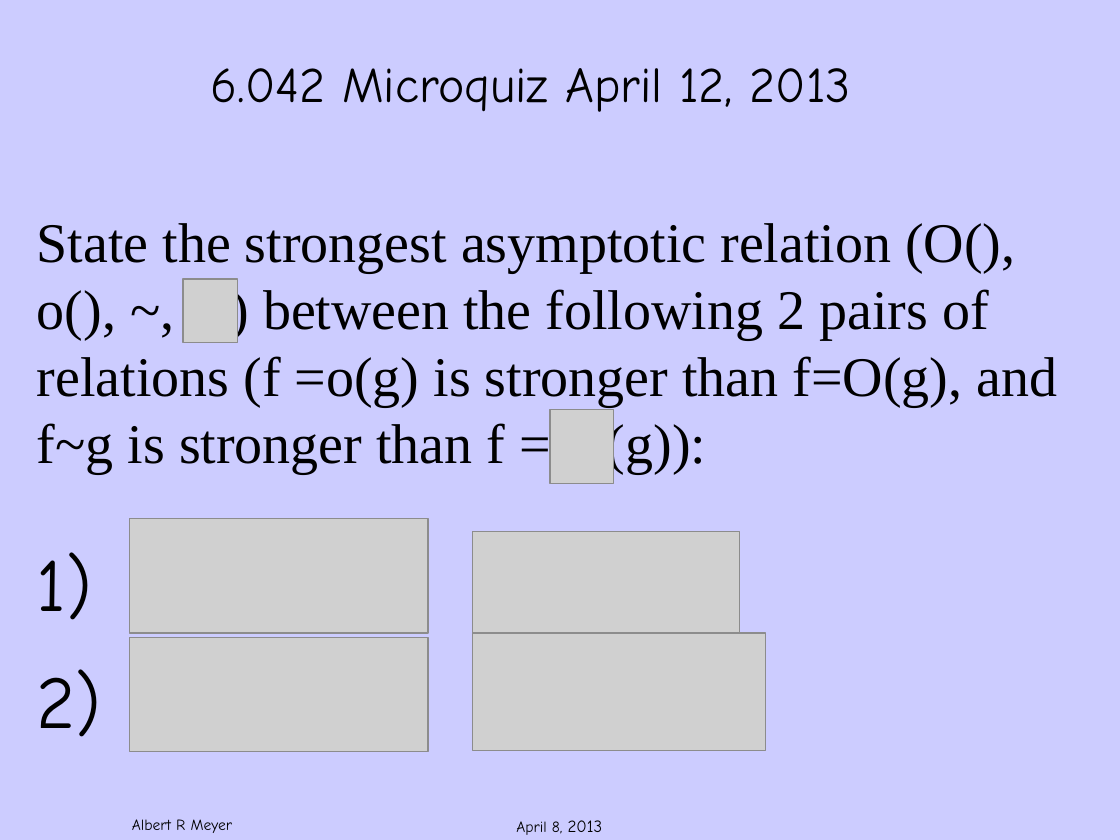
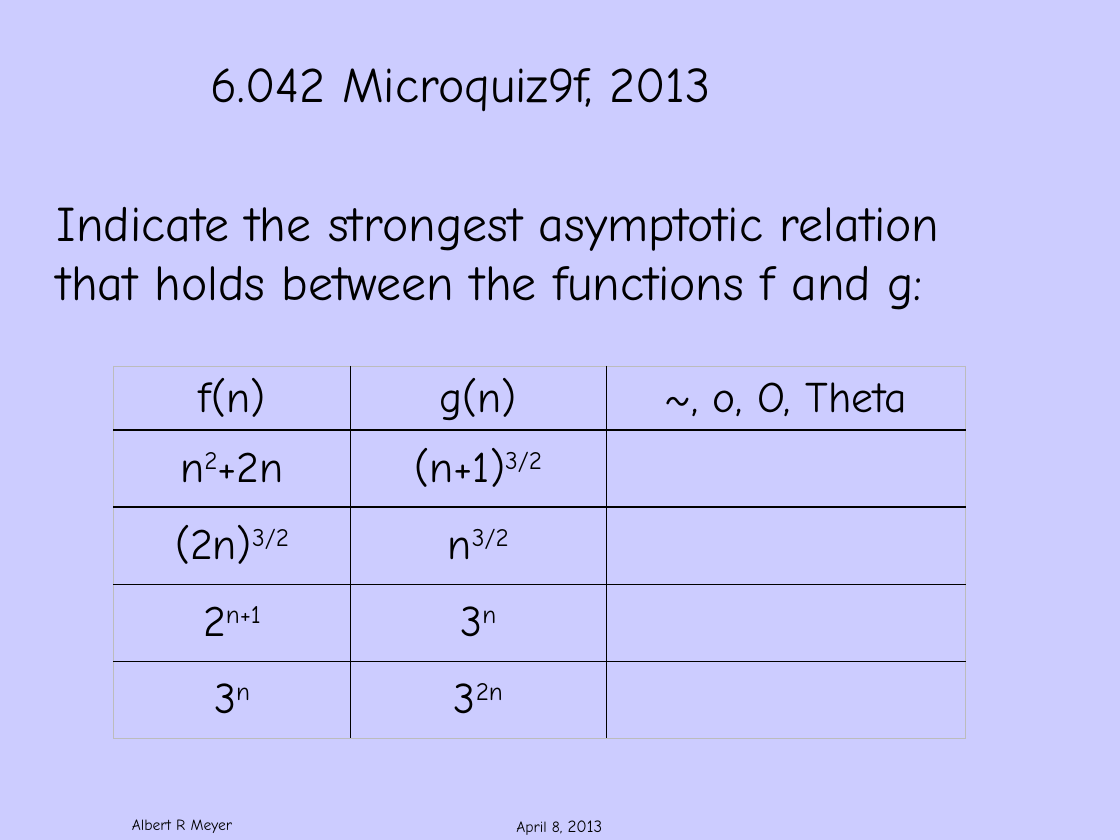
Before and after one commit to armeyer/mcs_web, a slide deck: slide 1 of spring13/slides13/microquiz9f.pptx. Drawn at 1120x840 pixels with LibreOffice and Linux fonts; fonts in the diff are those of the drawing; grey boxes stand for pictures; background and template pictures are left out. Boxes give left, top, right and bottom in pixels: in the first picture for what was removed or moved away, otherwise in the second. Text is boxed around its words. In the diff, an @@ line names an element or a change of style, - is before the commit and + after.

Commit message:
Modified microquiz9

```diff
--- a/spring13/slides13/microquiz9f.pptx
+++ b/spring13/slides13/microquiz9f.pptx
@@ text at (210, 68, 711, 112): text changed @@
-6.042 Microquiz April 12, 2013
+6.042 Microquiz9f, 2013
@@ text added at (57, 207, 940, 310), 32 pt, text #000000 @@
+Indicate the strongest asymptotic relation
+that holds between the functions f and g:
@@ text removed at (37, 223, 1057, 474) @@
-State the strongest asymptotic relation (O(), o(), ~, ) between the following 2 pairs of relations (f =o(g) is stronger than f=O(g), and f~g is stronger than f = (g)):
@@ picture removed at (183, 279, 237, 343) @@
@@ table added at (114, 366, 965, 738), 5 rows, 3 columns @@
+f(n) | g(n) | ~, o, O, Theta
+n2+2n | (n+1)3/2 | 
+(2n)3/2 | n3/2 | 
+2n+1 | 3n | 
+3n | 32n | 
@@ picture removed at (550, 410, 613, 484) @@
@@ picture removed at (129, 519, 428, 633) @@
@@ picture removed at (473, 531, 740, 633) @@
@@ text removed at (37, 552, 92, 620) @@
-1)
@@ picture removed at (129, 637, 428, 752) @@
@@ picture removed at (473, 633, 766, 750) @@
@@ text removed at (37, 669, 102, 737) @@
-2)
```
